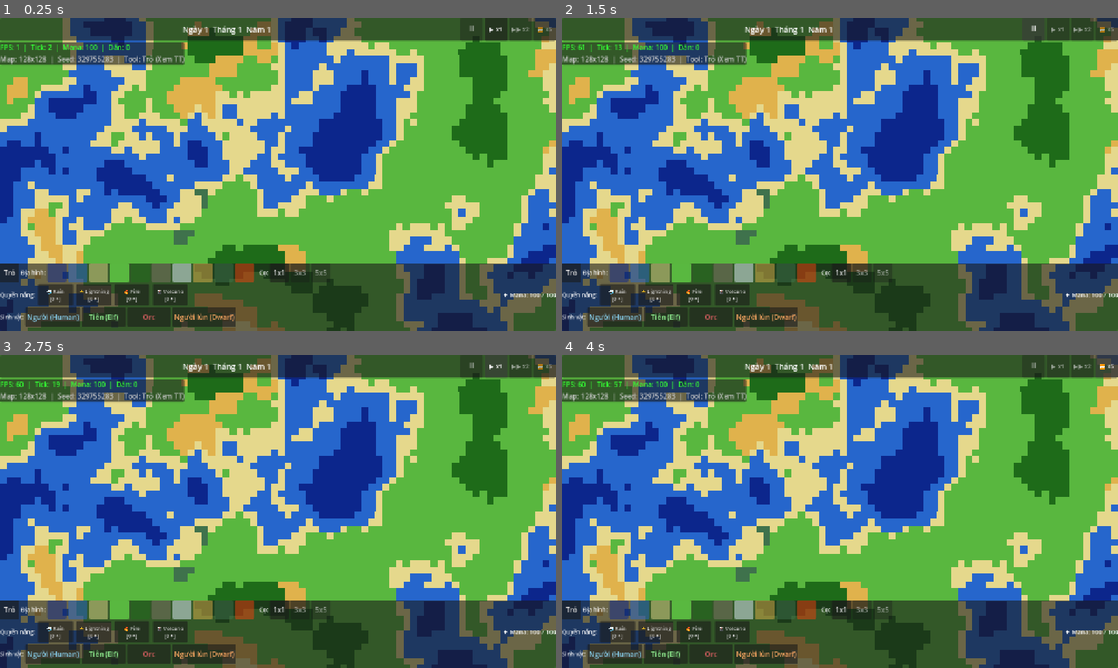
Above: before the commit, frames 1-4 (two rows, left to right).
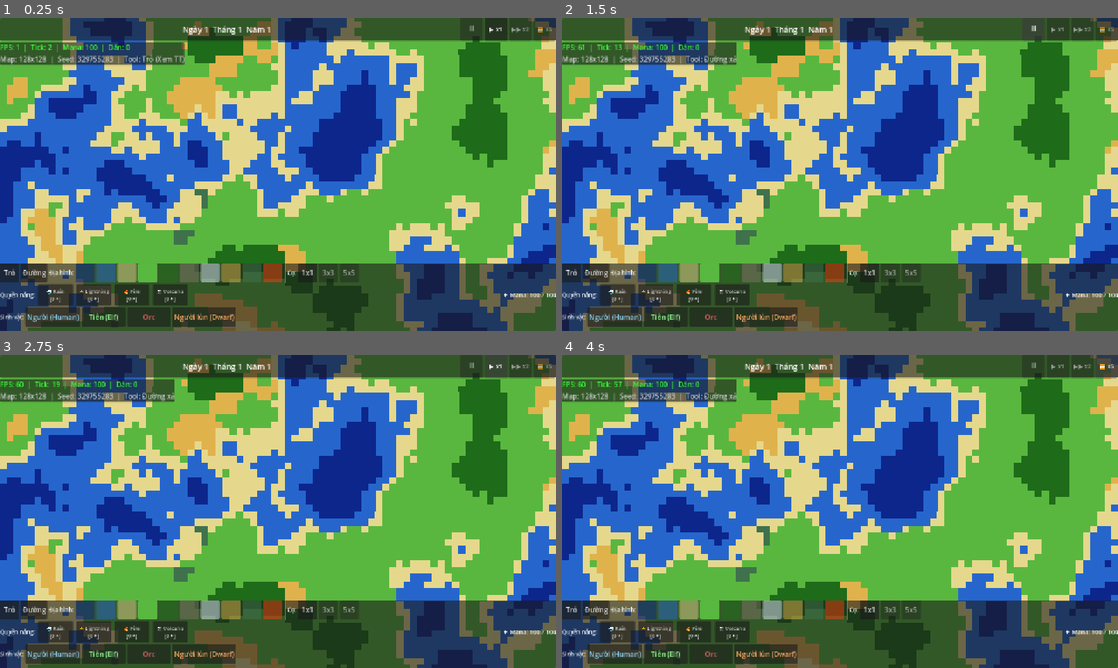
Above: after the commit, the same moments.

Repository: fate1105/worldcity
Game: Godot game, scene res://scenes/game.tscn
Same seed, same stepped clock (60 frames per second), same inputs: the game is played once before the commit and once after it.
Inputs (mouse positions are in pixels of both pictures, inside the frame that each line leads up to):
- Up to frame 1 (0.25 s): no input
- Up to frame 2 (1.5 s): click (595, 271) at 0.5 s, where only the run after the commit has a clickable "Đường"; click "⏸" at 1.25 s
- Up to frame 3 (2.75 s): click "▶ x1" at 2 s
- Up to frame 4 (4 s): click "▶▶ x2" at 2.75 s; click "⏩ x5" at 3.5 s

The runs differ from the first frame. In frame 1, 2.9% of the frame differs, in the area x 3-64%, y 78-85%; in frame 2, 3.1%, in the area x 3-64%, y 7-85%; in frame 3, 3.1%; in frame 4, 3.1%.

Commit message:
feat: Milestone 5 - Pathfinding System, AStarGrid2D, Road Tool

Diff:
--- a/scenes/game.gd
+++ b/scenes/game.gd
@@ -18,10 +18,11 @@
 var _world_state: WorldState
 var _power_system: PowerSystem
 var _citizen_system: CitizenSystem
+var _pathfinding: PathfindingSystem
 var _rng: RandomNumberGenerator
 
 # --- Trạng thái công cụ ---
-enum ToolMode { SELECT, TERRAIN, POWER, SPAWN }
+enum ToolMode { SELECT, TERRAIN, POWER, SPAWN, ROAD }
 var _tool_mode: ToolMode   = ToolMode.SELECT
 var _active_terrain: int   = TileGrid.TileType.GRASS
 var _active_power: String  = ""
@@ -49,6 +50,7 @@
 	# PowerSystem & CitizenSystem
 	_power_system = PowerSystem.new(_rng)
 	_citizen_system = CitizenSystem.new(_rng)
+	_pathfinding = PathfindingSystem.new(_world_state)
 
 	# Đồng bộ clock
 	GameClock.sync_from_world(_world_state)
@@ -72,6 +74,8 @@
 	_toolbar.brush_size_changed.connect(_on_brush_size_changed)
 	if _toolbar.has_signal("select_tool_selected"):
 		_toolbar.select_tool_selected.connect(_on_select_tool)
+	if _toolbar.has_signal("road_tool_selected"):
+		_toolbar.road_tool_selected.connect(_on_road_tool)
 
 	# Clock signals
 	EventBus.tick_happened.connect(_on_tick)
@@ -91,7 +95,8 @@
 	# Hồi mana theo delta thực (dùng physics delta ≈ 1/tick_rate)
 	var delta: float = 1.0 / float(GameClock.TICKS_PER_SECOND)
 	_power_system.tick_mana(_world_state, delta * float(GameClock.speed))
-	_citizen_system.tick(_world_state)
+	_pathfinding.process_queue(DataDB.balance("perf").get("path_requests_per_tick", 20))
+	_citizen_system.tick(_world_state, _pathfinding)
 
 func _on_day_passed(_day: int, _month: int, _year: int) -> void:
 	# Lửa lan mỗi ngày
@@ -156,6 +161,8 @@
 			_use_power(tile_pos.x, tile_pos.y)
 		ToolMode.SPAWN:
 			_spawn_citizen(tile_pos.x, tile_pos.y)
+		ToolMode.ROAD:
+			_paint_road(tile_pos.x, tile_pos.y)
 
 func _screen_to_tile(screen_pos: Vector2) -> Vector2i:
 	var world_pos: Vector2 = get_viewport().get_canvas_transform().affine_inverse() * screen_pos
@@ -192,12 +199,28 @@
 	if hud.has_method("track_citizen"):
 		hud.track_citizen(cid)
 
+func _paint_road(tx: int, ty: int) -> void:
+	var grid: TileGrid = _world_state.tile_grid
+	if not grid.in_bounds(tx, ty): return
+	var t: int = grid.terrain[grid.idx(tx, ty)]
+	if t <= 1 or t == 5 or t == 9: return # Không xây đường trên biển, núi, dung nham
+	var i: int = grid.idx(tx, ty)
+	# Nếu click phải thì xoá đường, nhưng giờ chỉ có nút trái (mặc định tô)
+	# Hoặc toggle? Ta làm toggle cho nhanh:
+	if grid.road[i] == 0:
+		grid.road[i] = 1
+	_world_view.mark_dirty(tx, ty)
+	EventBus.tile_changed.emit(tx, ty)
+
 # ──────────────────────────────────────────────
 # Toolbar callbacks
 # ──────────────────────────────────────────────
 
 func _on_select_tool() -> void:
 	_tool_mode = ToolMode.SELECT
+
+func _on_road_tool() -> void:
+	_tool_mode = ToolMode.ROAD
 
 func _on_terrain_selected(terrain_type: int) -> void:
 	_active_terrain = terrain_type
@@ -234,6 +257,8 @@
 	match _tool_mode:
 		ToolMode.SELECT:
 			return "Trỏ (Xem TT)"
+		ToolMode.ROAD:
+			return "Đường xá"
 		ToolMode.TERRAIN:
 			return "Địa hình [%dx%d]" % [_brush_size, _brush_size]
 		ToolMode.POWER:
--- a/src/sim/citizens/citizen_store.gd
+++ b/src/sim/citizens/citizen_store.gd
@@ -16,6 +16,9 @@
 var race_id: PackedByteArray     # map sang DataDB (0: human, 1: elf...)
 var kingdom_id: PackedInt32Array
 var state: PackedByteArray       # AIState
+
+var paths: Array                 # Array[Array[Vector2i]]
+var path_idx: PackedInt32Array
 
 var _free_list: PackedInt32Array
 
@@ -38,6 +41,13 @@
 	kingdom_id.resize(MAX_CITIZENS)
 	state = PackedByteArray()
 	state.resize(MAX_CITIZENS)
+
+	paths = []
+	paths.resize(MAX_CITIZENS)
+	for i: int in range(MAX_CITIZENS):
+		paths[i] = []
+	path_idx = PackedInt32Array()
+	path_idx.resize(MAX_CITIZENS)
 
 	_free_list = PackedInt32Array()
 	# Điền free list từ N-1 về 0 để pop ra từ cuối
@@ -62,6 +72,8 @@
 	race_id[id] = race
 	kingdom_id[id] = -1
 	state[id] = 0 # IDLE
+	paths[id] = []
+	path_idx[id] = 0
 
 	count += 1
 	EventBus.citizen_spawned.emit(id)
@@ -87,5 +99,15 @@
 			var dist2: float = dx * dx + dy * dy
 			if dist2 < best_dist2:
 				best_dist2 = dist2
-				best_id = id
 	return best_id
+
+## Gắn đường đi cho công dân
+func set_path(id: int, p: Array[Vector2i]) -> void:
+	if id >= 0 and id < MAX_CITIZENS and alive[id] == 1:
+		paths[id] = p
+		path_idx[id] = 0
+		# Nếu có đường đi, chuyển sang trạng thái WANDER (1)
+		if p.size() > 0:
+			state[id] = 1 # WANDER
+		else:
+			state[id] = 0 # IDLE
--- a/src/sim/citizens/citizen_system.gd
+++ b/src/sim/citizens/citizen_system.gd
@@ -3,21 +3,15 @@
 
 ## Xử lý logic của cư dân (AI đi lại, đói bụng, sinh lão bệnh tử)
 
-enum AIState { IDLE, WANDER, DEAD }
+enum AIState { IDLE, WANDER, WAITING_PATH, DEAD }
 
 var _rng: RandomNumberGenerator
-var _dest_x: PackedFloat32Array
-var _dest_y: PackedFloat32Array
 
 func _init(rng: RandomNumberGenerator) -> void:
 	_rng = rng
-	_dest_x = PackedFloat32Array()
-	_dest_y = PackedFloat32Array()
-	_dest_x.resize(CitizenStore.MAX_CITIZENS)
-	_dest_y.resize(CitizenStore.MAX_CITIZENS)
 
 ## Gọi mỗi tick (10 lần/giây)
-func tick(world_state: WorldState) -> void:
+func tick(world_state: WorldState, pathfinding: PathfindingSystem) -> void:
 	var store: CitizenStore = world_state.citizens
 	var grid: TileGrid = world_state.tile_grid
 	var move_speed: float = 2.0  # units per tick (1 unit = 1 tile width)
@@ -31,36 +25,50 @@
 			AIState.IDLE:
 				# Ngẫu nhiên đi loanh quanh
 				if _rng.randf() < 0.05:
-					# Tìm điểm đến gần đó (bán kính 5 ô)
-					var dx: float = _rng.randf_range(-5.0, 5.0)
-					var dy: float = _rng.randf_range(-5.0, 5.0)
-					var nx: float = clampf(store.pos_x[id] + dx, 0, grid.width - 1)
-					var ny: float = clampf(store.pos_y[id] + dy, 0, grid.height - 1)
+					# Tìm điểm đến gần đó (bán kính 5-10 ô)
+					var dx: float = _rng.randf_range(-10.0, 10.0)
+					var dy: float = _rng.randf_range(-10.0, 10.0)
+					var nx: int = clampi(int(store.pos_x[id] + dx), 0, grid.width - 1)
+					var ny: int = clampi(int(store.pos_y[id] + dy), 0, grid.height - 1)
 
 					# Đảm bảo không bơi ra biển sâu/biển nông
-					var t_idx: int = grid.idx(int(nx), int(ny))
+					var t_idx: int = grid.idx(nx, ny)
 					if grid.terrain[t_idx] > 1:
-						_dest_x[id] = nx
-						_dest_y[id] = ny
-						store.state[id] = AIState.WANDER
+						pathfinding.request_path(id, Vector2i(int(store.pos_x[id]), int(store.pos_y[id])), Vector2i(nx, ny))
+						store.state[id] = AIState.WAITING_PATH
 
 			AIState.WANDER:
+				var path: Array = store.paths[id]
+				var p_idx: int = store.path_idx[id]
+				if p_idx >= path.size():
+					store.state[id] = AIState.IDLE
+					continue
+
 				var cx: float = store.pos_x[id]
 				var cy: float = store.pos_y[id]
-				var tx: float = _dest_x[id]
-				var ty: float = _dest_y[id]
+				var target: Vector2i = path[p_idx]
+				var tx: float = target.x + 0.5
+				var ty: float = target.y + 0.5
 
-				var dx: float = tx - cx
-				var dy: float = ty - cy
-				var dist: float = sqrt(dx * dx + dy * dy)
+				var t_dx: float = tx - cx
+				var t_dy: float = ty - cy
+				var dist: float = sqrt(t_dx * t_dx + t_dy * t_dy)
 
-				if dist < 0.5:
-					store.state[id] = AIState.IDLE
+				# Tốc độ đi tuỳ thuộc vào việc có đứng trên đường không
+				var current_grid_idx: int = grid.idx(int(cx), int(cy))
+				var is_on_road: bool = grid.road[current_grid_idx] > 0
+				var actual_speed: float = move_speed * (2.0 if is_on_road else 1.0)
+
+				if dist < 0.2:
+					store.path_idx[id] += 1
 				else:
-					var vx: float = (dx / dist) * move_speed * 0.1 # delta tĩnh
-					var vy: float = (dy / dist) * move_speed * 0.1
+					var vx: float = (t_dx / dist) * actual_speed * 0.1 # delta tĩnh
+					var vy: float = (t_dy / dist) * actual_speed * 0.1
 					store.pos_x[id] = cx + vx
 					store.pos_y[id] = cy + vy
+
+			AIState.WAITING_PATH:
+				pass # PathfindingSystem sẽ tự gọi store.set_path() để đổi state sang WANDER hoặc IDLE
 
 ## Gọi mỗi ngày (100 tick)
 func process_day(world_state: WorldState) -> void:
--- /dev/null
+++ b/src/sim/pathfinding_system.gd
@@ -0,0 +1,75 @@
+class_name PathfindingSystem
+extends RefCounted
+
+## Tìm đường sử dụng AStarGrid2D
+## Cập nhật trọng số theo địa hình và đường xá (roads).
+## Có hàng đợi xử lý K yêu cầu/tick để tránh lag.
+
+var _astar: AStarGrid2D
+var _world_state_ref: WorldState
+
+# Hàng đợi yêu cầu: mỗi yêu cầu lưu { "id": int, "start": Vector2i, "end": Vector2i }
+var _queue: Array[Dictionary] = []
+
+func _init(world_state: WorldState) -> void:
+	_world_state_ref = world_state
+	_astar = AStarGrid2D.new()
+	_astar.region = Rect2i(0, 0, world_state.map_width, world_state.map_height)
+	_astar.cell_size = Vector2(1, 1)
+	_astar.diagonal_mode = AStarGrid2D.DIAGONAL_MODE_NEVER
+	_astar.update()
+	_rebuild_all_weights()
+	EventBus.tile_changed.connect(update_tile)
+
+## Tính toán lại toàn bộ lưới (khi load game)
+func _rebuild_all_weights() -> void:
+	var grid := _world_state_ref.tile_grid
+	for y: int in range(grid.height):
+		for x: int in range(grid.width):
+			_update_cell_weight(x, y, grid)
+
+## Gọi khi địa hình / đường thay đổi (từ game.gd)
+func update_tile(x: int, y: int) -> void:
+	_update_cell_weight(x, y, _world_state_ref.tile_grid)
+
+func _update_cell_weight(x: int, y: int, grid: TileGrid) -> void:
+	var i: int = grid.idx(x, y)
+	var t: int = grid.terrain[i]
+	var has_road: bool = grid.road[i] > 0
+
+	# Biển (0, 1), núi (5), dung nham (9) không đi được
+	if t <= 1 or t == 5 or t == 9:
+		_astar.set_point_solid(Vector2i(x, y), true)
+	else:
+		_astar.set_point_solid(Vector2i(x, y), false)
+		# Đường đi nhanh (trọng số 1), đất cỏ (2), đầm lầy/tuyết (3)
+		if has_road:
+			_astar.set_point_weight_scale(Vector2i(x, y), 1.0)
+		elif t == 8 or t == 6:
+			_astar.set_point_weight_scale(Vector2i(x, y), 3.0)
+		else:
+			_astar.set_point_weight_scale(Vector2i(x, y), 2.0)
+
+## Yêu cầu tìm đường (Bất đồng bộ - kết quả sẽ trả vào CitizenStore)
+func request_path(citizen_id: int, start: Vector2i, end: Vector2i) -> void:
+	_queue.push_back({
+		"id": citizen_id,
+		"start": start,
+		"end": end
+	})
+
+## Xử lý hàng đợi mỗi tick (tối đa K request)
+func process_queue(max_requests: int = 20) -> void:
+	var processed: int = 0
+	while not _queue.is_empty() and processed < max_requests:
+		var req: Dictionary = _queue.pop_front()
+		processed += 1
+		var id: int = req["id"]
+		# Kiểm tra nếu dân còn sống
+		if _world_state_ref.citizens.alive[id] == 1:
+			var path := _astar.get_id_path(req["start"], req["end"])
+			if path.size() > 0:
+				_world_state_ref.citizens.set_path(id, path)
+			else:
+				# Không có đường
+				_world_state_ref.citizens.set_path(id, [])
--- a/src/ui/toolbar.gd
+++ b/src/ui/toolbar.gd
@@ -10,6 +10,7 @@
 signal spawn_selected(race_id: int)
 signal brush_size_changed(size: int)
 signal select_tool_selected()
+signal road_tool_selected()
 
 ## Màu nút terrain (khớp WorldView.TILE_COLORS)
 const TERRAIN_NAMES: Array[String] = [
@@ -60,6 +61,13 @@
 	btn_select.custom_minimum_size = Vector2(44, 36)
 	btn_select.pressed.connect(func() -> void: select_tool_selected.emit())
 	_row_terrain.add_child(btn_select)
+
+	# Nút Đường (Road)
+	var btn_road := Button.new()
+	btn_road.text = "Đường"
+	btn_road.custom_minimum_size = Vector2(60, 36)
+	btn_road.pressed.connect(func() -> void: road_tool_selected.emit())
+	_row_terrain.add_child(btn_road)
 
 	# Label
 	var lbl := Label.new()
--- a/src/view/world_view.gd
+++ b/src/view/world_view.gd
@@ -23,6 +23,7 @@
 ## Màu lửa overlay
 const FIRE_COLOR_HIGH: Color = Color(1.0, 0.35, 0.0, 0.85)
 const FIRE_COLOR_LOW:  Color = Color(1.0, 0.65, 0.0, 0.45)
+const ROAD_COLOR: Color = Color(0.25, 0.25, 0.25)
 
 var _world_state: WorldState
 var _chunks_x: int
@@ -107,6 +108,10 @@
 			var tile_type: int = grid.terrain[i]
 			var color: Color = TILE_COLORS[tile_type]
 
+			# Overlay đường xá
+			if grid.road[i] > 0:
+				color = color.blend(ROAD_COLOR.lerp(Color.TRANSPARENT, 0.3))
+
 			# Overlay lửa
 			var fire_val: int = grid.fire[i]
 			if fire_val > 0:
